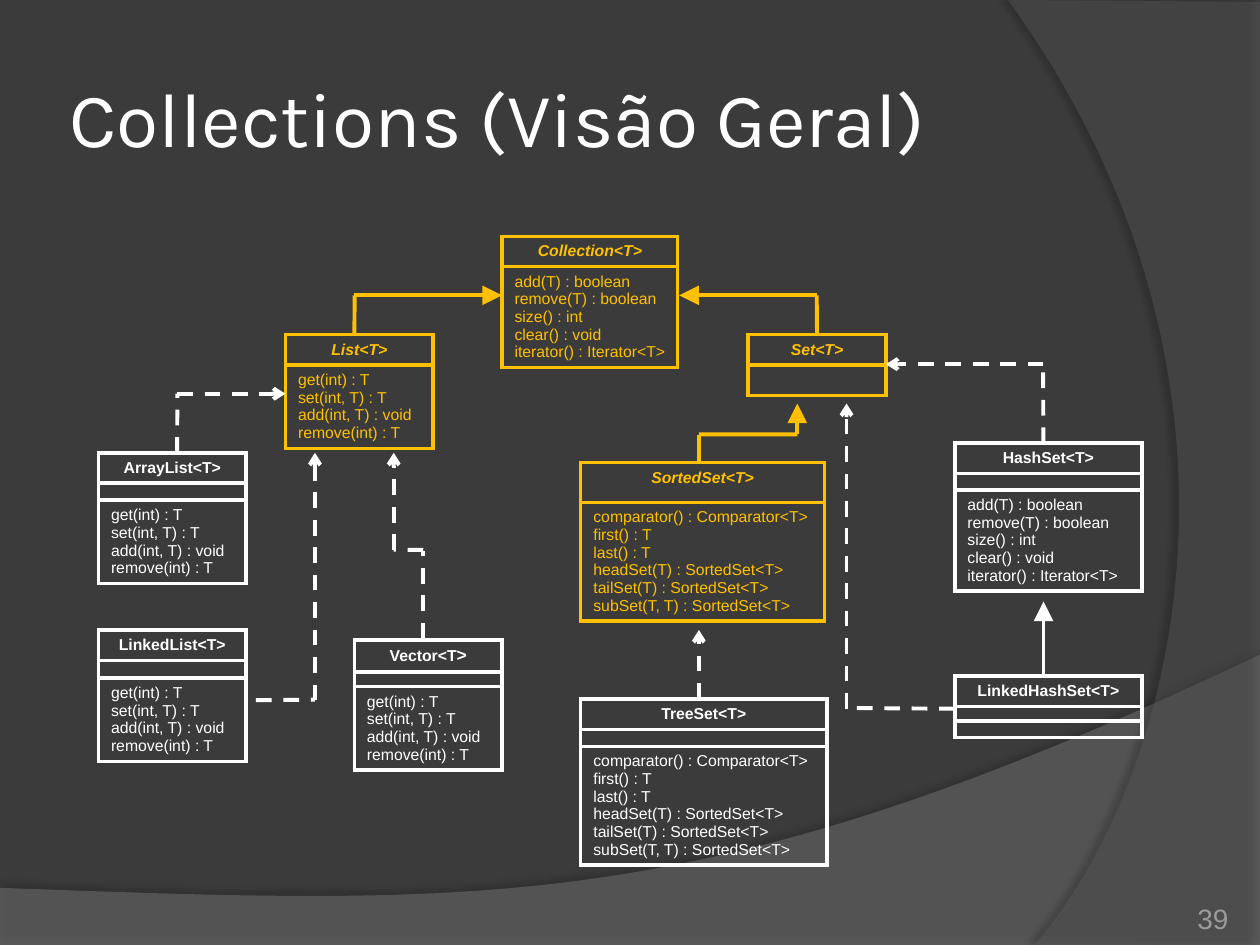
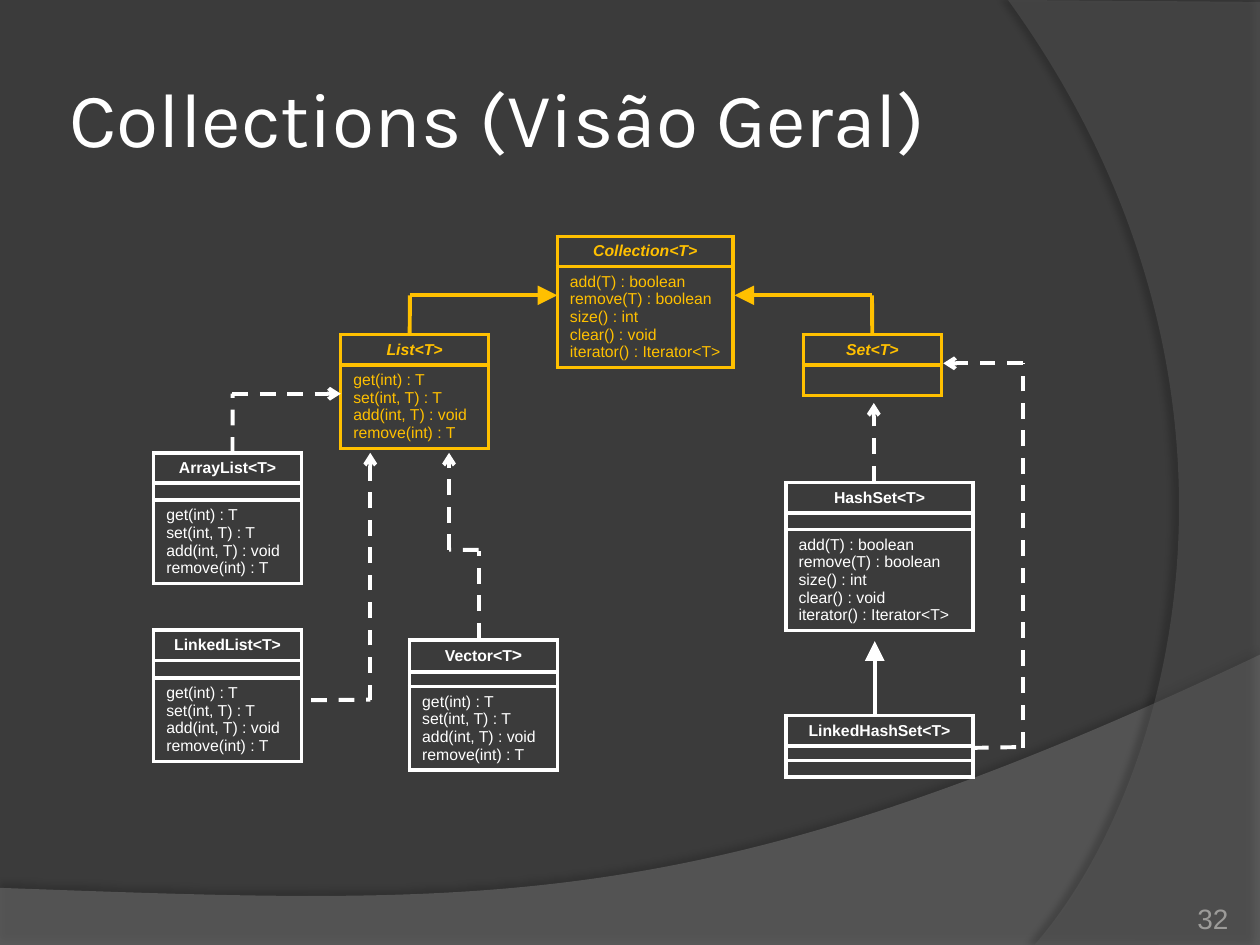
Before and after one commit to duchesqui/slzvieira-training, a slide deck: slide 32 of 2-Java-Programmer-Modulo-II/10.Capitulo04.pptx (slide 39 before the commit). Drawn at 1260x945 pixels with LibreOffice and Linux fonts; fonts in the diff are those of the drawing. Boxes give left, top, right and bottom in pixels: in the first picture for what was removed or moved away, otherwise in the second. Text is boxed around its words. In the diff, an @@ line names an element or a change of style, - is before the commit and + after.

Commit message:
Redução do conteúdo a ser apresentado nos capítulos 3 (equalse hashcode) e 4 (coleções). Foram excluídos os temas de ordenação: Comparable, Comparator, SortedSet e SortedMap.

```diff
--- a/2-Java-Programmer-Modulo-II/10.Capitulo04.pptx
+++ b/2-Java-Programmer-Modulo-II/10.Capitulo04.pptx
@@ 6 tables, 6 lines, 5 arrows: place and size @@
-6 tables, 6 lines, 5 arrows at box(98, 236, 886, 777)
+6 tables, 6 lines, 5 arrows at box(154, 236, 941, 777)
@@ arrow moved from (1043, 364) - (886, 364) to (1023, 363) - (944, 363) @@
@@ arrow moved from (847, 709) - (847, 403) to (1023, 748) - (1023, 363) @@
@@ arrow (1023, 748) - (1023, 363): arrow to line @@
@@ arrow removed from (798, 435) to (798, 403) @@
@@ 2 tables, 2 arrows: place and size @@
-2 tables, 2 arrows at box(955, 364, 1142, 741)
+2 tables, 2 arrows at box(786, 403, 973, 780)
@@ line (874, 481) - (874, 403): line to arrow @@
@@ line removed from (699, 435) to (798, 435) @@
@@ line removed from (699, 462) to (699, 435) @@
@@ table removed at box(581, 462, 824, 627), 2 rows, 1 columns @@
-SortedSet<T>
-comparator() : Comparator<T> / first() : T / last() : T / headSet(T) : SortedSet<T> / tailSet(T) : SortedSet<T> / subSet(T, T) : SortedSet<T>
@@ arrow removed from (699, 699) to (699, 630) @@
@@ table removed at box(581, 699, 827, 874), 3 rows, 1 columns @@
-TreeSet<T>
-
-comparator() : Comparator<T> / first() : T / last() : T / headSet(T) : SortedSet<T> / tailSet(T) : SortedSet<T> / subSet(T, T) : SortedSet<T>
@@ line moved from (955, 709) - (847, 708) to (973, 748) - (1023, 747) @@
@@ page number at box(1197, 910, 1228, 929): text changed @@
-39
+32
```
Also in this commit, not shown: 5 other slides changed, 7 slides removed, 1 other file.
